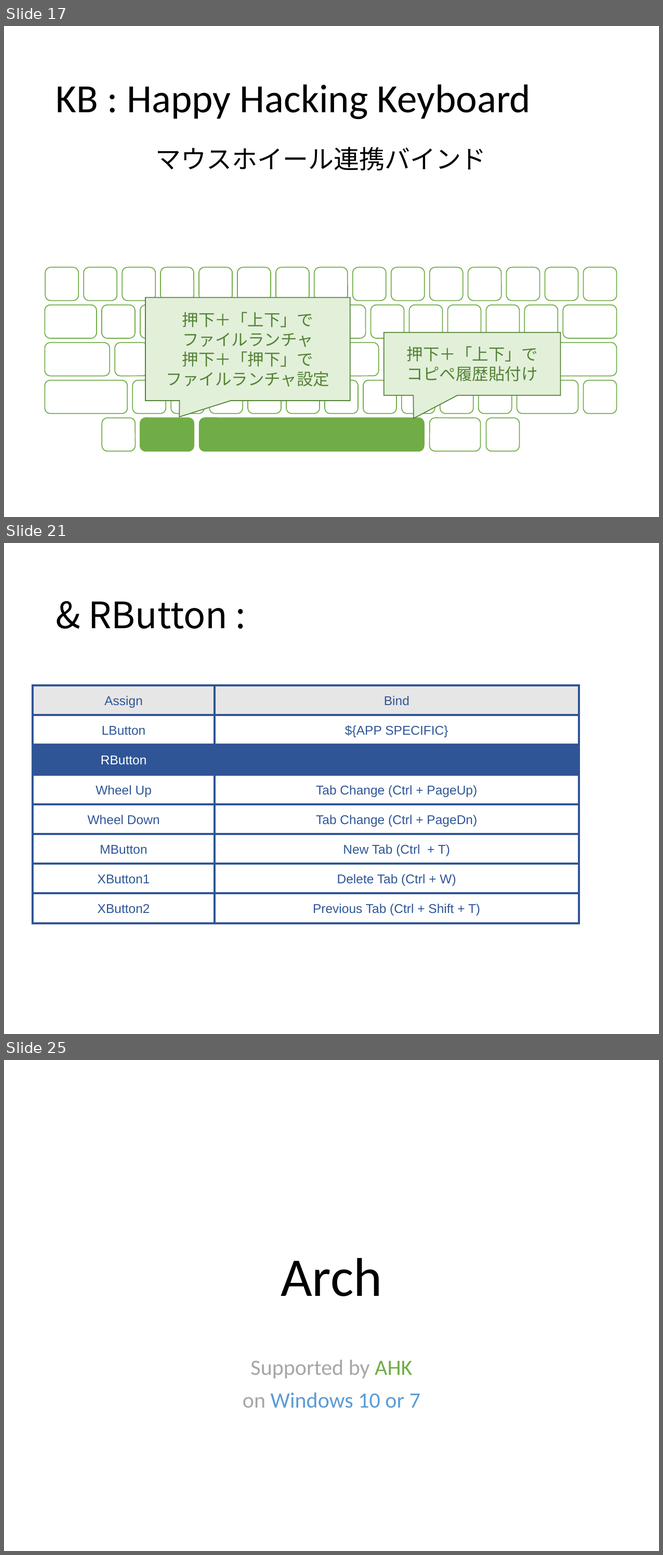
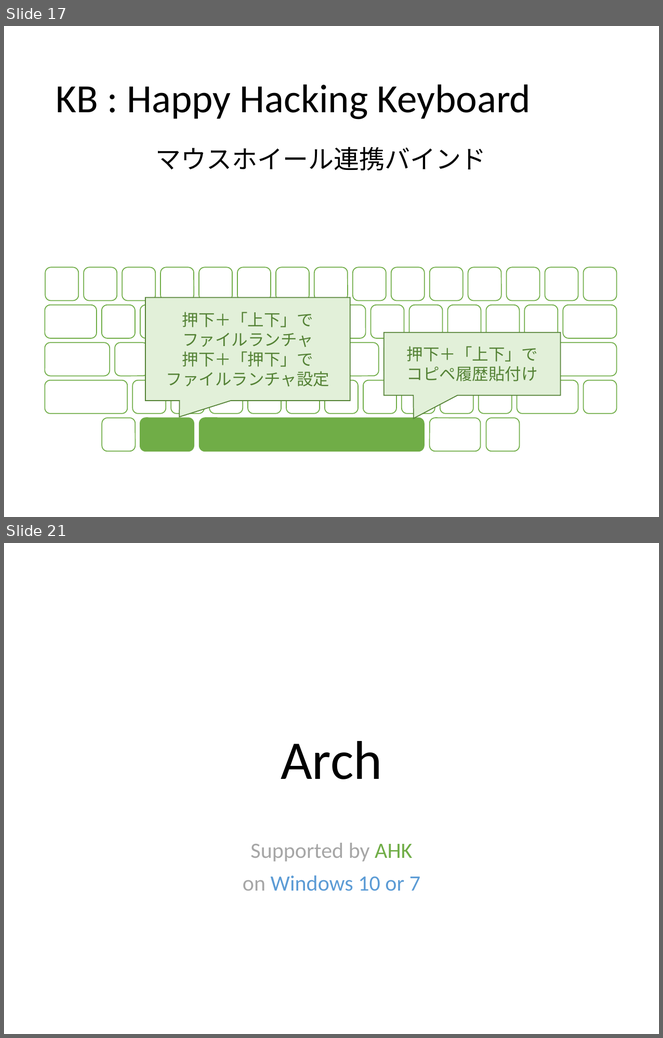
Before and after one commit to ittooo66/myAHK, a slide deck: MANUAL.pptx. Shown one above the other, each under a label of ours: slides 17, 21 and 25 before the commit, slides 17 and 21 after it; the slides between them are not shown. The pictures are 663x1555 and 663x1038 pixels, drawn with LibreOffice and Linux fonts; fonts in the diff are those of the drawing. Boxes give left, top, right and bottom in pixels: in the first picture for what was removed or moved away, otherwise in the second. Text is boxed around its words. In the diff, an @@ line names an element or a change of style, - is before the commit and + after.

```diff
--- a/MANUAL.pptx
+++ b/MANUAL.pptx
@@ slide 21 removed at box(4, 543, 659, 1034), background #FFFFFF @@
@@ title removed at box(88, 601, 228, 629) @@
-& RButton :
@@ rectangle removed at box(33, 685, 215, 715) @@
-Assign
@@ rectangle removed at box(215, 685, 579, 715) @@
-Bind
@@ rectangle removed at box(33, 715, 215, 745) @@
-LButton
@@ rectangle removed at box(215, 715, 579, 745) @@
-${APP SPECIFIC}
@@ rectangle removed at box(33, 745, 215, 774) @@
-RButton
@@ rectangle removed at box(215, 745, 579, 774) @@
@@ rectangle removed at box(33, 775, 215, 805) @@
-Wheel Up
@@ rectangle removed at box(215, 775, 579, 805) @@
-Tab Change (Ctrl + PageUp)
@@ rectangle removed at box(33, 805, 215, 834) @@
-Wheel Down
@@ rectangle removed at box(215, 805, 579, 834) @@
-Tab Change (Ctrl + PageDn)
@@ rectangle removed at box(33, 834, 215, 863) @@
-MButton
@@ rectangle removed at box(215, 834, 579, 863) @@
-New Tab (Ctrl + T)
@@ rectangle removed at box(33, 864, 215, 893) @@
-XButton1
@@ rectangle removed at box(215, 864, 579, 893) @@
-Delete Tab (Ctrl + W)
@@ rectangle removed at box(33, 893, 215, 923) @@
-XButton2
@@ rectangle removed at box(215, 893, 579, 923) @@
-Previous Tab (Ctrl + Shift + T)
@@ what was slide 25 is now slide 21 @@
```
Also in this commit, not shown: 5 slides changed, 2 slides added, 5 other slides removed.
